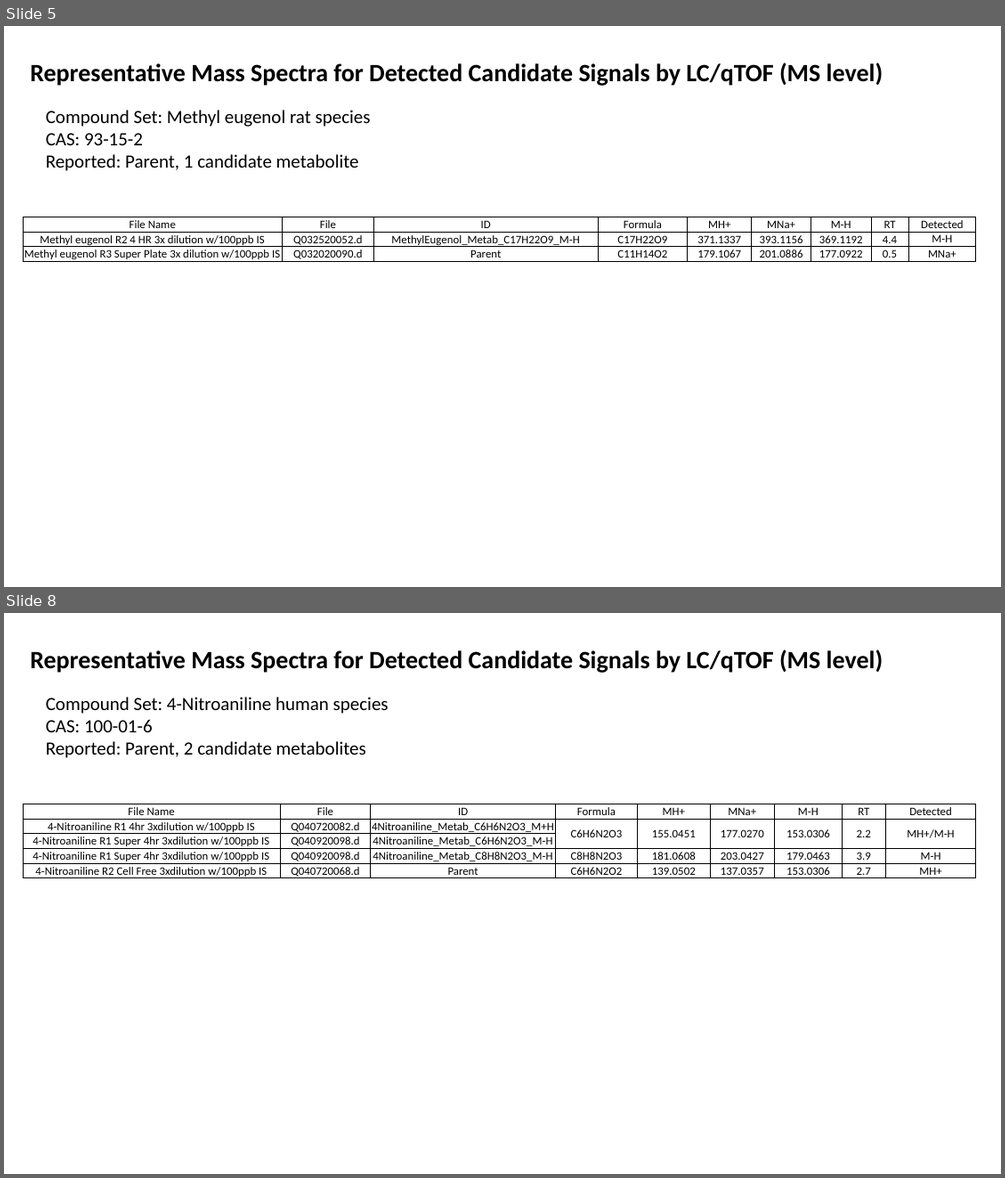
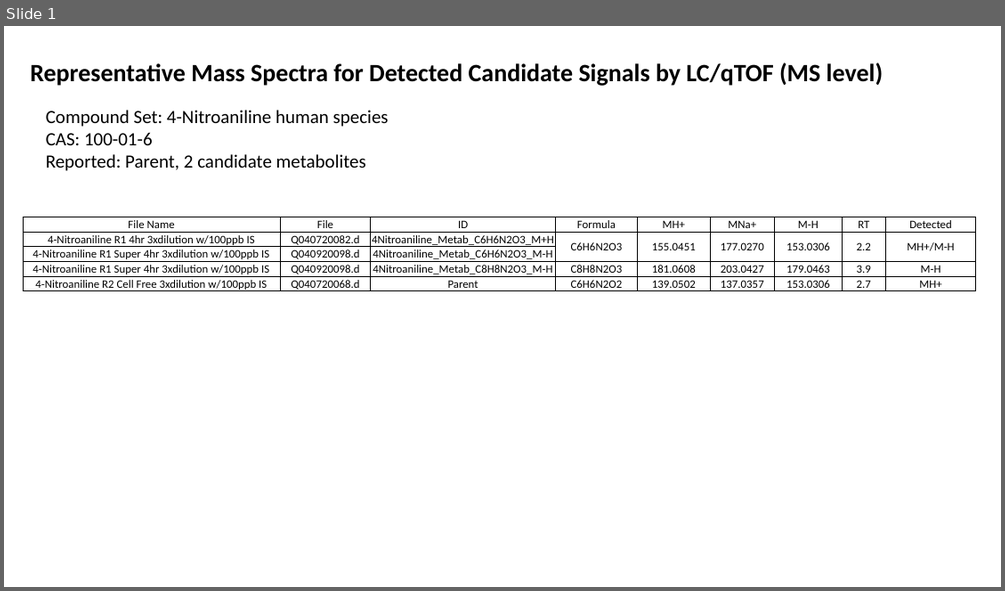
Before and after one commit to USEPA/CompTox-ExpoCast-SSAMetabolism, a slide deck: Data/Hepatocyte_Mass_Spectra_LC.pptx. Shown one above the other, each under a label of ours: slides 5 and 8 before the commit, slide 1 after it; the slides between them are not shown. The pictures are 1005x1178 and 1005x591 pixels, drawn with LibreOffice and Linux fonts; fonts in the diff are those of the drawing. Boxes give left, top, right and bottom in pixels: in the first picture for what was removed or moved away, otherwise in the second. Text is boxed around its words. In the diff, an @@ line names an element or a change of style, - is before the commit and + after.

```diff
--- a/Data/Hepatocyte_Mass_Spectra_LC.pptx
+++ b/Data/Hepatocyte_Mass_Spectra_LC.pptx
@@ slide 5 removed at box(4, 26, 1001, 587), background #FFFFFF @@
@@ text removed at box(30, 62, 882, 86) @@
-Representative Mass Spectra for Detected Candidate Signals by LC/qTOF (MS level)
@@ text removed at box(46, 110, 371, 171) @@
-Compound Set: Methyl eugenol rat species
-CAS: 93-15-2
-Reported: Parent, 1 candidate metabolite
@@ table removed at box(23, 217, 975, 265), 3 rows, 9 columns @@
-File Name | File | ID | Formula | MH+ | MNa+ | M-H | RT | Detected
-Methyl eugenol R2 4 HR 3x dilution w/100ppb IS | Q032520052.d | MethylEugenol_Metab_C17H22O9_M-H | C17H22O9 | 371.1337 | 393.1156 | 369.1192 | 4.4 | M-H
-Methyl eugenol R3 Super Plate 3x dilution w/100ppb IS | Q032020090.d | Parent | C11H14O2 | 179.1067 | 201.0886 | 177.0922 | 0.5 | MNa+
@@ what was slide 8 is now slide 1 @@
```
Also in this commit, not shown: 6 other slides removed.
